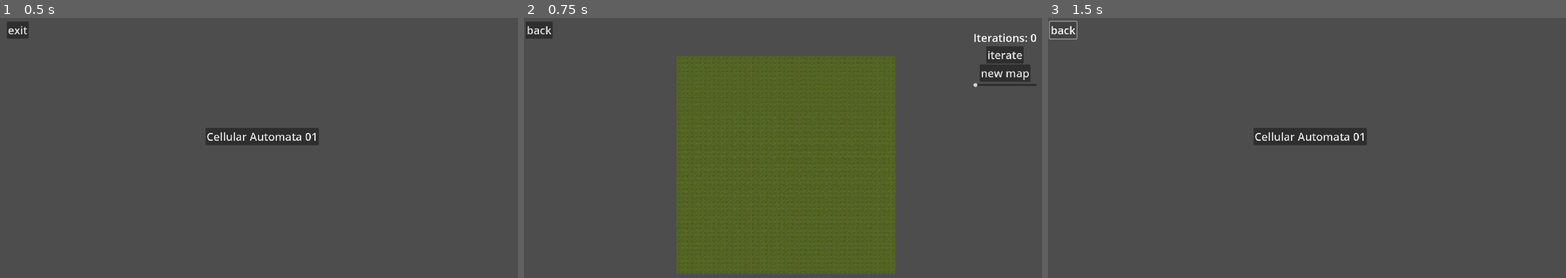
Above: before the commit, frames 1-3 (left to right).
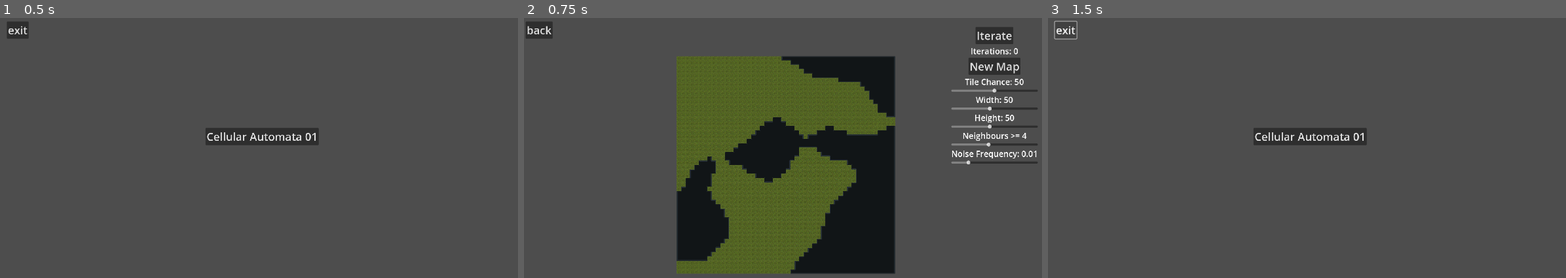
Above: after the commit, the same moments.

Repository: G-Milzink/ProcGen_exp
Game: Godot game, scene res://main.tscn
Same seed, same stepped clock (60 frames per second), same inputs: the game is played once before the commit and once after it.
Inputs:
- Up to frame 1 (0.5 s): no input
- Up to frame 2 (0.75 s): click "Cellular Automata 01" at 0.5 s
- Up to frame 3 (1.5 s): click "back" at 1.25 s

Frame 1 is identical in both runs. In frame 2, 18% of the frame differs, in the area x 29-100%, y 3-99%; in frame 3, 0.1%.

Commit message:
expose CellularAutomata generative parameters to UI

Diff:
--- a/Camera.gd
+++ b/Camera.gd
@@ -6,8 +6,8 @@
 
 
 func _process(delta):
-	movement.x = Input.get_axis("ui_right", "ui_left")
-	movement.y = Input.get_axis("ui_down", "ui_up")
+	movement.x = Input.get_axis("right", "left")
+	movement.y = Input.get_axis("down", "up")
 
 	if movement:
 		position.x -= movement.x * camera_speed
--- a/cellular_automata_01/NoiseGen.gd
+++ b/cellular_automata_01/NoiseGen.gd
@@ -4,14 +4,15 @@
 
 func _ready():
 	var s = randi()
-	print(s)
 	noise.seed = s
 
 func _newSeed():
 	var s = randi()
-	print(s)
 	noise.seed = s
 
 func _getNoise(pos):
 	var value = noise.get_noise_2d(pos.x,pos.y)
 	return value
+
+func _setFrequency(freq):
+	noise.set_frequency(freq)
--- a/cellular_automata_01/cellular_automata_01.gd
+++ b/cellular_automata_01/cellular_automata_01.gd
@@ -3,13 +3,19 @@
 @onready var tile_map = $TileMap
 @onready var noise_gen = $NoiseGen
 @onready var iterations_display = $CanvasLayer/MarginContainer/IterationsDisplay
+@onready var width_display = $CanvasLayer/MarginContainer/WidthDisplay
+@onready var height_display = $CanvasLayer/MarginContainer/HeightDisplay
+@onready var tile_chance_display = $CanvasLayer/MarginContainer/TileChanceDisplay
+@onready var neighbours_display = $CanvasLayer/MarginContainer/NeighboursDisplay
+@onready var noise_freq_display = $CanvasLayer/MarginContainer/NoiseFreqDisplay
+
 
 @export var width = 4
 @export var height = 4
-@export_range(05,95) var noise_cutoff_point
+@export_range(05,95) var noise_cutoff_point = 50
 @export var min_nr_neighbours = 4
 @export var nr_of_iterations = 0
-
+@export var noise_frequency = 0.01
 
 var noise_grid: PackedVector2Array
 var iterated_grid: PackedVector2Array
@@ -27,21 +33,10 @@
 	for i in nr_of_iterations:
 		_iterateGrid()
 
-func _on_regenerate_pressed():
-	iterations_done = 0
-	offset_x = -width/2
-	offset_y = -height/2
-	_SetFloorLayer()
-	noise_gen._newSeed()
-	_generateNoiseGrid()
 
-func _on_iterate_pressed():
-	_iterateGrid()
 
 func _process(delta):
-	_updateIterationsDisplay()
-	if Input.is_action_just_pressed("iterate"):
-		_iterateGrid()
+	_updateDisplay()
 
 func _SetFloorLayer():
 	tile_map.clear_layer(0)
@@ -52,6 +47,7 @@
 
 func _generateNoiseGrid():
 	noise_grid.clear()
+	noise_gen._setFrequency(noise_frequency)
 	for x in width:
 		for y in height:
 			var pos = (Vector2(x+offset_x, y+offset_y))
@@ -100,7 +96,55 @@
 	tile_map.set_cells_terrain_connect(1,iterated_grid,0,0,false)
 	iterations_done += 1
 
-func _updateIterationsDisplay():
+func _updateDisplay():
 	iterations_display.clear()
 	iterations_display.add_text("Iterations: ")
 	iterations_display.add_text(str(iterations_done))
+
+	width_display.clear()
+	width_display.add_text("Width: ")
+	width_display.add_text(str(width))
+
+	height_display.clear()
+	height_display.add_text("Height: ")
+	height_display.add_text(str(height))
+
+	tile_chance_display.clear()
+	tile_chance_display.add_text("Tile Chance: ")
+	tile_chance_display.add_text(str(noise_cutoff_point))
+
+	neighbours_display.clear()
+	neighbours_display.add_text("Neighbours >= ")
+	neighbours_display.add_text(str(min_nr_neighbours))
+
+	noise_freq_display.clear()
+	noise_freq_display.add_text("Noise Frequency: ")
+	noise_freq_display.add_text(str(noise_frequency))
+
+
+func _on_regenerate_pressed():
+	iterations_done = 0
+	offset_x = -width/2
+	offset_y = -height/2
+	_SetFloorLayer()
+	noise_gen._newSeed()
+	_generateNoiseGrid()
+
+func _on_iterate_pressed():
+	_iterateGrid()
+
+func _on_tile_chance_slider_value_changed(value):
+	noise_cutoff_point = value
+
+func _on_width_slider_value_changed(value):
+	width = value
+
+
+func _on_height_slider_value_changed(value):
+	height = value
+
+func _on_neighbours_slider_value_changed(value):
+	min_nr_neighbours = value
+
+func _on_noise_freq_slider_value_changed(value):
+	noise_frequency = value
--- a/cellular_automata_01/cellular_automata_01.tscn
+++ b/cellular_automata_01/cellular_automata_01.tscn
@@ -1,21 +1,22 @@
-[gd_scene load_steps=6 format=3 uid="uid://davci5253lit1"]
+[gd_scene load_steps=8 format=3 uid="uid://davci5253lit1"]
 
 [ext_resource type="TileSet" uid="uid://bs3eruoqvskj2" path="res://tilesets/topdown_auto.tres" id="1_i6yyx"]
 [ext_resource type="Script" path="res://cellular_automata_01/NoiseGen.gd" id="1_ixx0s"]
 [ext_resource type="Script" path="res://cellular_automata_01/cellular_automata_01.gd" id="1_tymrx"]
 [ext_resource type="Theme" uid="uid://nc8k1xgl7ogv" path="res://resources/themes/buttons.tres" id="4_jknpy"]
+[ext_resource type="Script" path="res://Camera.gd" id="5_mof08"]
+[ext_resource type="Theme" uid="uid://g5spqvo27fmh" path="res://resources/themes/text.tres" id="5_nrubc"]
 
 [sub_resource type="FastNoiseLite" id="FastNoiseLite_w7nx5"]
 resource_local_to_scene = true
 noise_type = 3
-frequency = 0.0736
+frequency = 0.2011
 fractal_octaves = 4
 
 [node name="CellularAutomata_01" type="Node2D"]
 script = ExtResource("1_tymrx")
 width = 50
 height = 50
-noise_cutoff_point = 5.0
 
 [node name="TileMap" type="TileMap" parent="."]
 tile_set = ExtResource("1_i6yyx")
@@ -37,40 +38,120 @@
 anchor_top = 0.5
 anchor_right = 0.5
 anchor_bottom = 0.5
-offset_left = 688.0
-offset_top = -495.0
-offset_right = 917.0
-offset_bottom = -257.0
+offset_left = 633.0
+offset_top = -507.0
+offset_right = 895.0
+offset_bottom = -1.0
 grow_horizontal = 2
 grow_vertical = 2
-size_flags_horizontal = 8
-size_flags_vertical = 0
 vertical = true
-
-[node name="IterationsDisplay" type="RichTextLabel" parent="CanvasLayer/MarginContainer"]
-layout_mode = 2
-theme = ExtResource("4_jknpy")
-text = "iterations: 0"
-fit_content = true
-autowrap_mode = 0
 
 [node name="Iterate" type="Button" parent="CanvasLayer/MarginContainer"]
 texture_filter = 1
 layout_mode = 2
 size_flags_horizontal = 4
-size_flags_vertical = 4
 theme = ExtResource("4_jknpy")
-text = "iterate"
+text = "Iterate"
+
+[node name="IterationsDisplay" type="RichTextLabel" parent="CanvasLayer/MarginContainer"]
+layout_mode = 2
+size_flags_horizontal = 4
+theme = ExtResource("5_nrubc")
+text = "Iterations: 0"
+fit_content = true
+autowrap_mode = 0
 
 [node name="Regenerate" type="Button" parent="CanvasLayer/MarginContainer"]
 layout_mode = 2
 size_flags_horizontal = 4
 size_flags_vertical = 4
 theme = ExtResource("4_jknpy")
-text = "new map"
+text = "New Map"
 
-[node name="HSlider" type="HSlider" parent="CanvasLayer/MarginContainer"]
+[node name="TileChanceDisplay" type="RichTextLabel" parent="CanvasLayer/MarginContainer"]
 layout_mode = 2
+size_flags_horizontal = 4
+size_flags_vertical = 4
+theme = ExtResource("5_nrubc")
+text = "Tile Chance: 50"
+fit_content = true
+autowrap_mode = 0
+
+[node name="TileChanceSlider" type="HSlider" parent="CanvasLayer/MarginContainer"]
+layout_mode = 2
+size_flags_vertical = 4
+min_value = 5.0
+max_value = 95.0
+value = 50.0
+
+[node name="WidthDisplay" type="RichTextLabel" parent="CanvasLayer/MarginContainer"]
+layout_mode = 2
+size_flags_horizontal = 4
+size_flags_vertical = 4
+theme = ExtResource("5_nrubc")
+text = "Width: 50"
+fit_content = true
+autowrap_mode = 0
+
+[node name="WidthSlider" type="HSlider" parent="CanvasLayer/MarginContainer"]
+layout_mode = 2
+min_value = 10.0
+step = 5.0
+value = 50.0
+
+[node name="HeightDisplay" type="RichTextLabel" parent="CanvasLayer/MarginContainer"]
+layout_mode = 2
+size_flags_horizontal = 4
+size_flags_vertical = 4
+theme = ExtResource("5_nrubc")
+text = "Height: 50"
+fit_content = true
+autowrap_mode = 0
+
+[node name="HeightSlider" type="HSlider" parent="CanvasLayer/MarginContainer"]
+layout_mode = 2
+min_value = 10.0
+step = 5.0
+value = 50.0
+
+[node name="NeighboursDisplay" type="RichTextLabel" parent="CanvasLayer/MarginContainer"]
+layout_mode = 2
+size_flags_horizontal = 4
+size_flags_vertical = 4
+theme = ExtResource("5_nrubc")
+text = "Neighbours >= 4"
+fit_content = true
+autowrap_mode = 0
+
+[node name="NeighboursSlider" type="HSlider" parent="CanvasLayer/MarginContainer"]
+layout_mode = 2
+min_value = 1.0
+max_value = 8.0
+value = 4.0
+
+[node name="NoiseFreqDisplay" type="RichTextLabel" parent="CanvasLayer/MarginContainer"]
+layout_mode = 2
+size_flags_horizontal = 4
+size_flags_vertical = 4
+theme = ExtResource("5_nrubc")
+text = "Neighbours >= 4"
+fit_content = true
+autowrap_mode = 0
+
+[node name="NoiseFreqSlider" type="HSlider" parent="CanvasLayer/MarginContainer"]
+layout_mode = 2
+min_value = 0.01
+max_value = 0.5
+step = 0.01
+value = 0.1
+
+[node name="Camera" type="Camera2D" parent="."]
+script = ExtResource("5_mof08")
 
 [connection signal="pressed" from="CanvasLayer/MarginContainer/Iterate" to="." method="_on_iterate_pressed"]
 [connection signal="pressed" from="CanvasLayer/MarginContainer/Regenerate" to="." method="_on_regenerate_pressed"]
+[connection signal="value_changed" from="CanvasLayer/MarginContainer/TileChanceSlider" to="." method="_on_tile_chance_slider_value_changed"]
+[connection signal="value_changed" from="CanvasLayer/MarginContainer/WidthSlider" to="." method="_on_width_slider_value_changed"]
+[connection signal="value_changed" from="CanvasLayer/MarginContainer/HeightSlider" to="." method="_on_height_slider_value_changed"]
+[connection signal="value_changed" from="CanvasLayer/MarginContainer/NeighboursSlider" to="." method="_on_neighbours_slider_value_changed"]
+[connection signal="value_changed" from="CanvasLayer/MarginContainer/NoiseFreqSlider" to="." method="_on_noise_freq_slider_value_changed"]
--- a/main.gd
+++ b/main.gd
@@ -19,6 +19,6 @@
 	if !instance == null:
 		instance.queue_free()
 		menu.visible = true
-		back.set_text("back")
+		back.set_text("exit")
 	else:
 		get_tree().quit()
--- a/main.tscn
+++ b/main.tscn
@@ -1,14 +1,10 @@
-[gd_scene load_steps=4 format=3 uid="uid://ch1m5lt2jqoh7"]
+[gd_scene load_steps=3 format=3 uid="uid://ch1m5lt2jqoh7"]
 
 [ext_resource type="Script" path="res://main.gd" id="1_y5ilt"]
 [ext_resource type="Theme" uid="uid://nc8k1xgl7ogv" path="res://resources/themes/buttons.tres" id="2_1ag82"]
-[ext_resource type="Script" path="res://Camera.gd" id="2_4jy3i"]
 
 [node name="Main" type="Node2D"]
 script = ExtResource("1_y5ilt")
-
-[node name="Camera" type="Camera2D" parent="."]
-script = ExtResource("2_4jy3i")
 
 [node name="CanvasLayer" type="CanvasLayer" parent="."]
 
--- a/project.godot
+++ b/project.godot
@@ -34,9 +34,24 @@
 
 [input]
 
-iterate={
+left={
 "deadzone": 0.5,
-"events": [Object(InputEventKey,"resource_local_to_scene":fa …(140 unchanged characters)… d":false,"keycode":0,"physical_keycode":4194332,"key_label":0,"unicode":0,"echo":false,"script":null)
+"events": [Object(InputEventKey,"resource_local_to_scene":fa …(140 unchanged characters)… d":false,"keycode":0,"physical_keycode":65,"key_label":0,"unicode":97,"echo":false,"script":null)
+]
+}
+right={
+"deadzone": 0.5,
+"events": [Object(InputEventKey,"resource_local_to_scene":false,"resource_name":"","device":-1,"window_id":0,"alt_pressed":false,"shift_pressed":false,"ctrl_pressed":false,"meta_pressed":false,"pressed":false,"keycode":0,"physical_keycode":68,"key_label":0,"unicode":100,"echo":false,"script":null)
+]
+}
+up={
+"deadzone": 0.5,
+"events": [Object(InputEventKey,"resource_local_to_scene":false,"resource_name":"","device":-1,"window_id":0,"alt_pressed":false,"shift_pressed":false,"ctrl_pressed":false,"meta_pressed":false,"pressed":false,"keycode":0,"physical_keycode":87,"key_label":0,"unicode":119,"echo":false,"script":null)
+]
+}
+down={
+"deadzone": 0.5,
+"events": [Object(InputEventKey,"resource_local_to_scene":false,"resource_name":"","device":-1,"window_id":0,"alt_pressed":false,"shift_pressed":false,"ctrl_pressed":false,"meta_pressed":false,"pressed":false,"keycode":0,"physical_keycode":83,"key_label":0,"unicode":115,"echo":false,"script":null)
 ]
 }
 
--- /dev/null
+++ b/resources/themes/text.tres
@@ -0,0 +1,4 @@
+[gd_resource type="Theme" format=3 uid="uid://g5spqvo27fmh"]
+
+[resource]
+default_font_size = 30
Binary file added: 0_PNG/biome_tiles_01.png
Not shown, added: 0_PNG/biome_tiles_01.png.import
